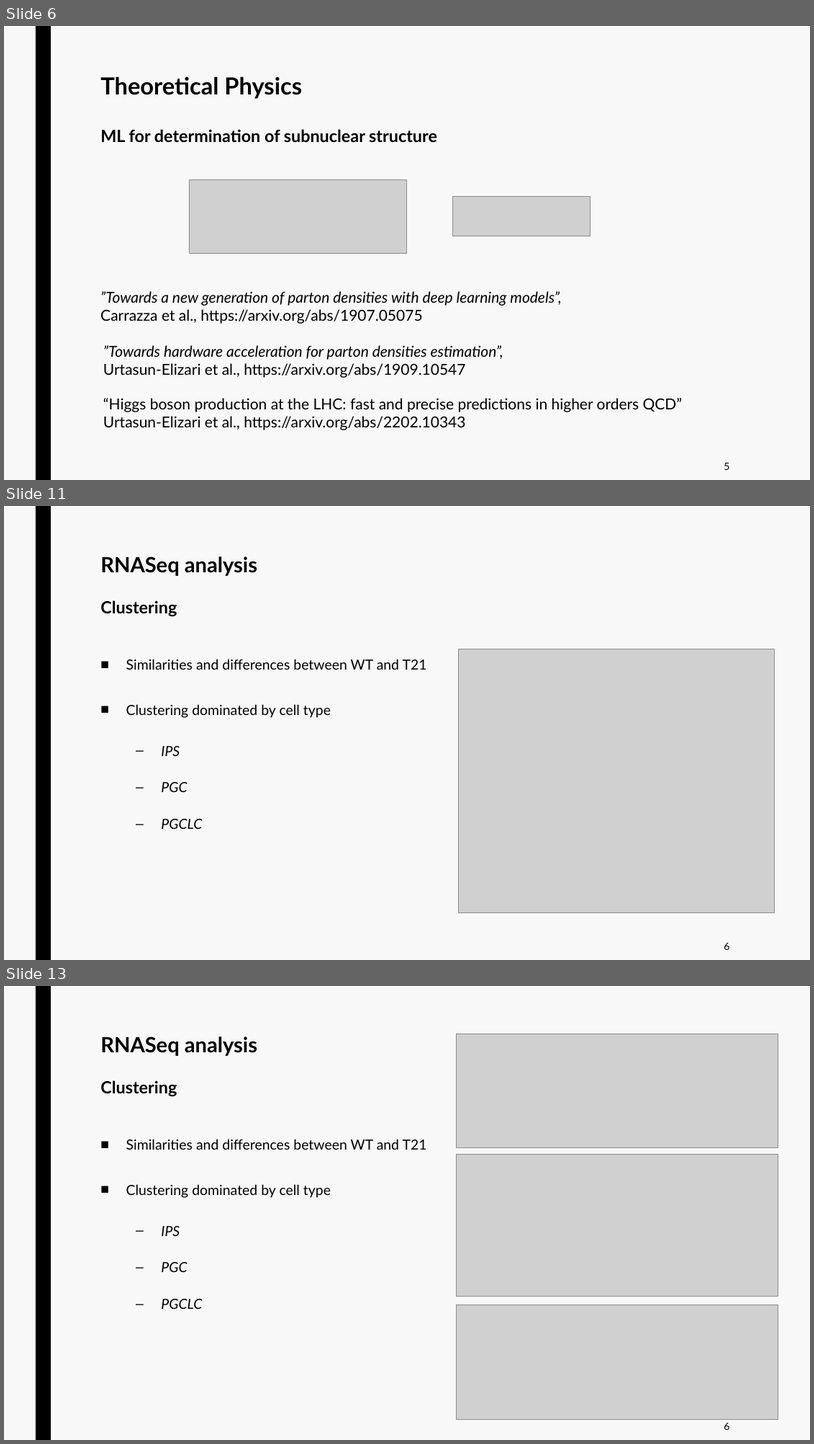
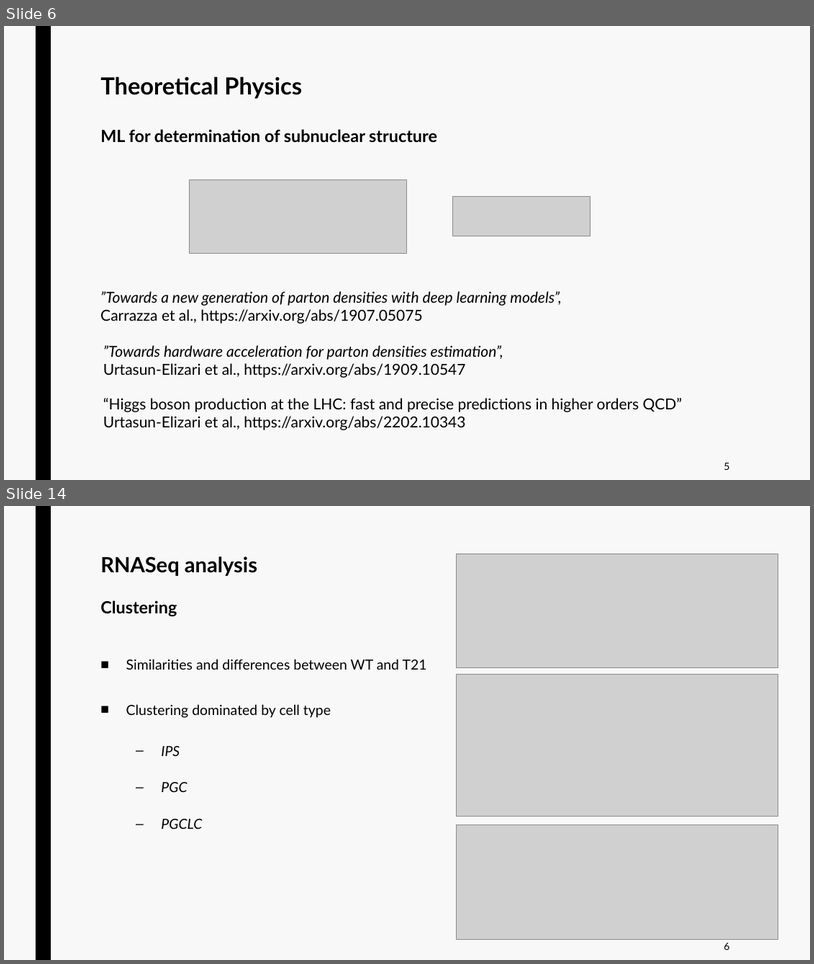
Before and after one commit to jurtasun/presentations, a slide deck: 202306_CRG_Postdoc/230623_GRG_Postdoc.ppt. Shown one above the other, each under a label of ours: slides 6, 11 and 13 before the commit, slides 6 and 14 after it; the slides between them are not shown. The pictures are 814x1444 and 814x964 pixels, drawn with LibreOffice and Linux fonts; fonts in the diff are those of the drawing; grey boxes stand for pictures. Boxes give left, top, right and bottom in pixels: in the first picture for what was removed or moved away, otherwise in the second. Text is boxed around its words. In the diff, an @@ line names an element or a change of style, - is before the commit and + after.

```diff
--- a/202306_CRG_Postdoc/230623_GRG_Postdoc.ppt
+++ b/202306_CRG_Postdoc/230623_GRG_Postdoc.ppt
@@ slide 11 removed at <box>4,506,810,960</box>, background #F8F8F8; not listed: 1 template element that a slide beside it also shows @@
@@ title removed at <box>100,556,257,617</box> @@
-RNASeq analysis
-Clustering
@@ picture removed at <box>459,649,775,913</box> @@
@@ text removed at <box>126,659,427,829</box> @@
-■ Similarities and differences between WT and T21
-■ Clustering dominated by cell type
-  – IPS
-  – PGC
-  – PGCLC
@@ text removed at <box>724,942,730,950</box> @@
-6
@@ what was slide 13 is now slide 14 @@
```
Also in this commit, not shown: 4 slides changed, 3 slides added, 1 other slide removed.
